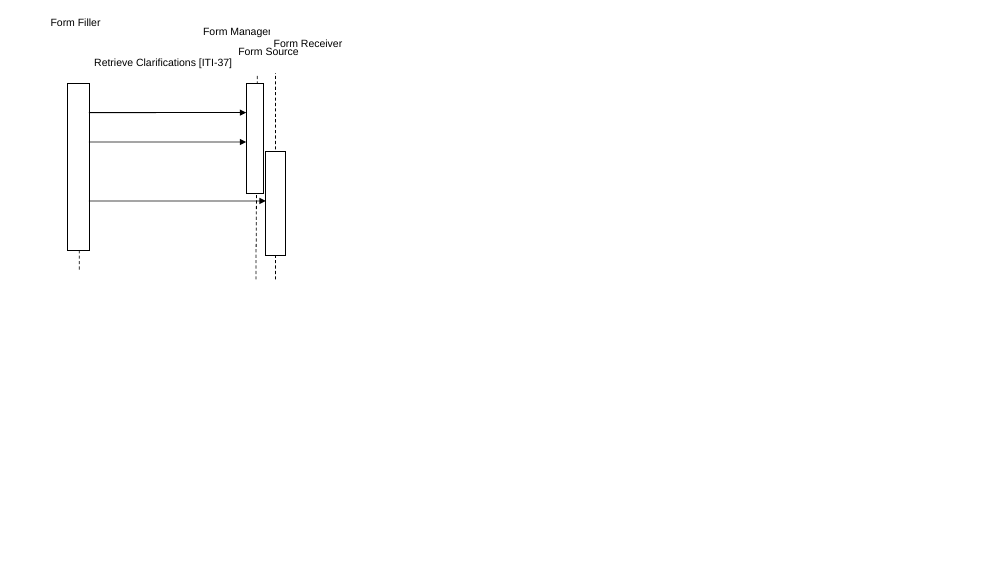
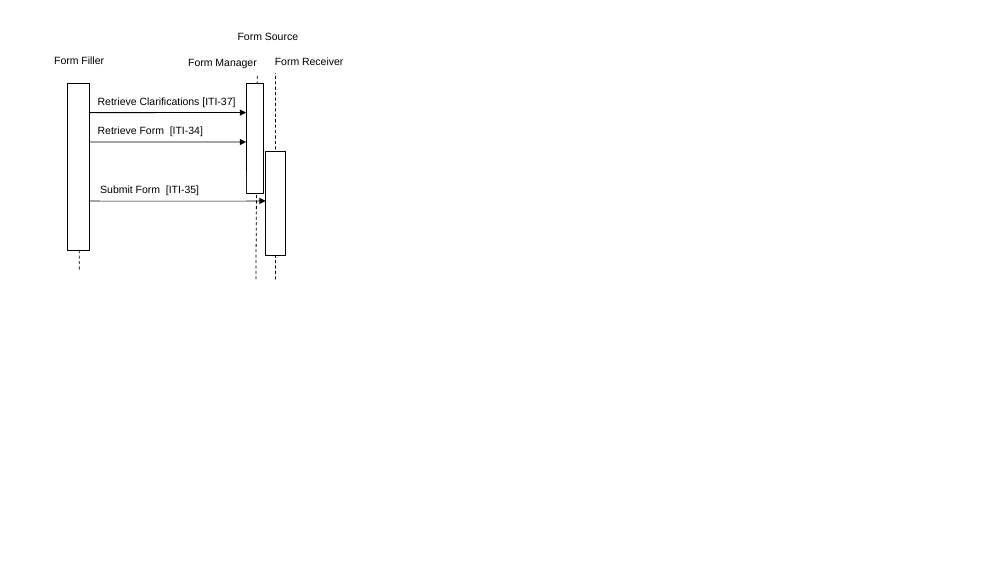
Before and after one commit to IHE/publications, a slide deck: slide 1 of ITI/TF/Volume1/media/Figure_17.4-6.pptx. Drawn at 1008x567 pixels with LibreOffice and Linux fonts; fonts in the diff are those of the drawing. Boxes give left, top, right and bottom in pixels: in the first picture for what was removed or moved away, otherwise in the second. Text is boxed around its words. In the diff, an @@ line names an element or a change of style, - is before the commit and + after.

```diff
--- a/ITI/TF/Volume1/media/Figure_17.4-6.pptx
+++ b/ITI/TF/Volume1/media/Figure_17.4-6.pptx
@@ text "Form Source": place and size @@
-text "Form Source" at (238,47,299,55)
+text "Form Source" at (238,32,298,40)
@@ text "Form Filler": place and size @@
-text "Form Filler" at (51,18,101,26)
+text "Form Filler" at (54,56,104,64)
@@ text "Form Manager" rewrapped from (198,25,276,51) to (188,58,256,68) @@
@@ text "Form Receiver": place and size @@
-text "Form Receiver" at (274,39,342,50)
+text "Form Receiver" at (275,57,343,65)
@@ text "Retrieve Clarifications [ITI-37]": place and size @@
-text "Retrieve Clarifications [ITI-37]" at (94,58,232,69)
+text "Retrieve Clarifications [ITI-37]" at (98,97,235,108)
@@ text added at (98,126,203,137), 10 pt, text #000000 @@
+Retrieve Form [ITI-34]
@@ text added at (100,185,199,195), 10 pt, text #000000 @@
+Submit Form [ITI-35]
```
Also in this commit, not shown: 25 other files.
